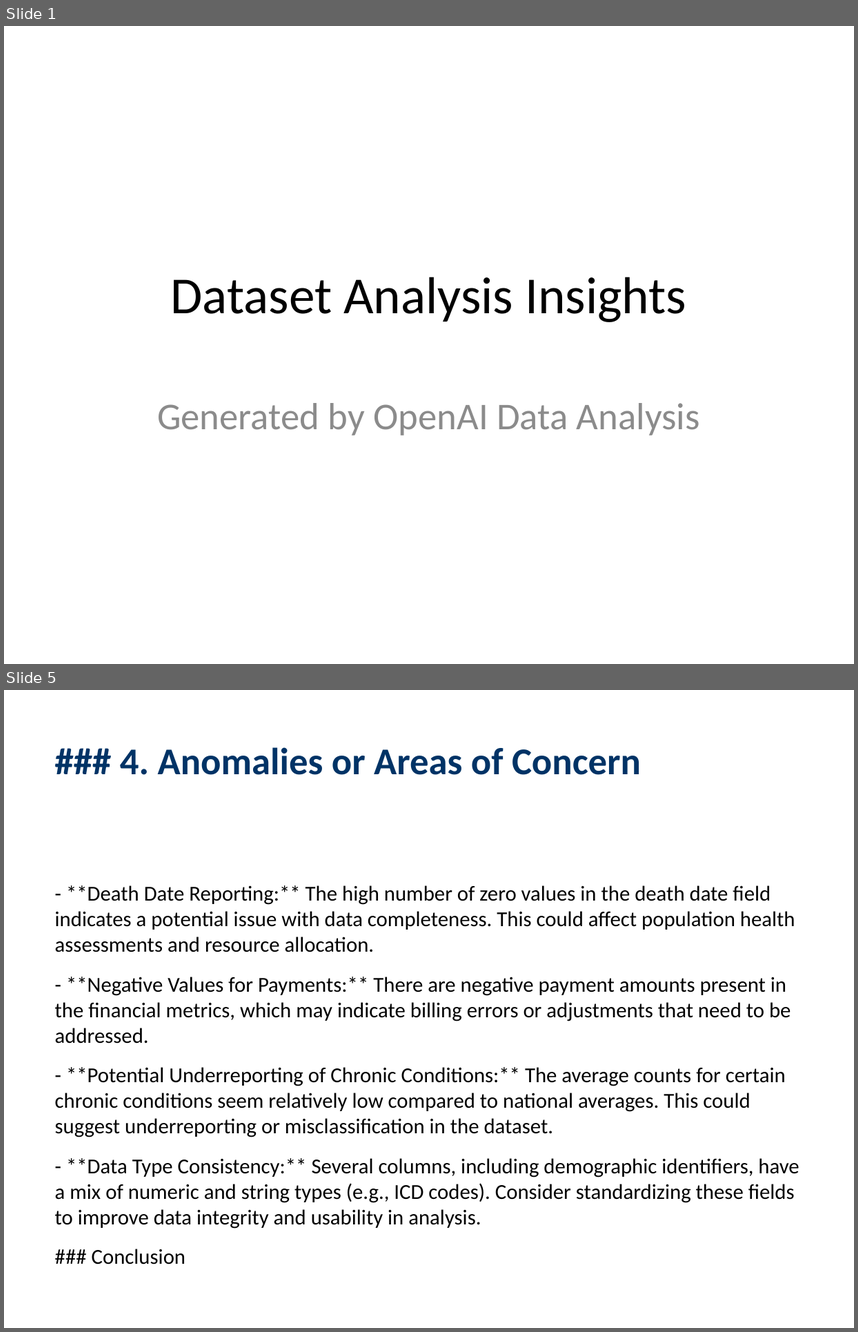
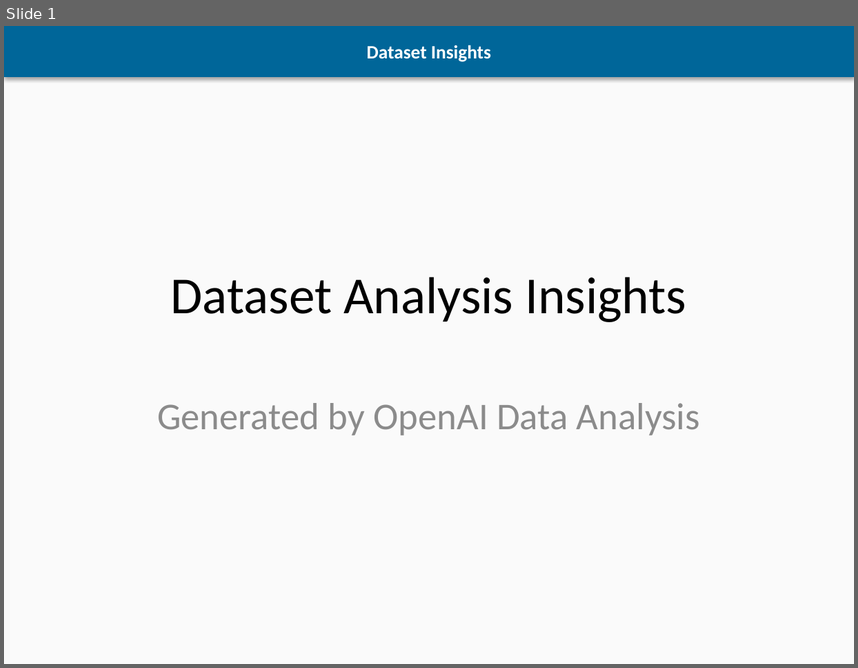
Before and after one commit to jyoung10078/elijah, a slide deck: testing/dataset_insights.pptx. Shown one above the other, each under a label of ours: slides 1 and 5 before the commit, slide 1 after it; the slides between them are not shown. The pictures are 858x1332 and 858x668 pixels, drawn with LibreOffice and Linux fonts; fonts in the diff are those of the drawing. Boxes give left, top, right and bottom in pixels: in the first picture for what was removed or moved away, otherwise in the second. Text is boxed around its words. In the diff, an @@ line names an element or a change of style, - is before the commit and + after.

```diff
--- a/testing/dataset_insights.pptx
+++ b/testing/dataset_insights.pptx
@@ slide 5 removed at [4, 690, 854, 1328], background #FFFFFF @@
@@ text removed at [120, 747, 641, 775] @@
-### 4. Anomalies or Areas of Concern
@@ text removed at [55, 885, 799, 1264] @@
-- **Death Date Reporting:** The high number of zero values in the death date field indicates a potential issue with data completeness. This could affect population health assessments and resource allocation.
-- **Negative Values for Payments:** There are negative payment amounts present in the financial metrics, which may indicate billing errors or adjustments that need to be addressed.
-- **Potential Underreporting of Chronic Conditions:** The average counts for certain chronic conditions seem relatively low compared to national averages. This could suggest underreporting or misclassification in the dataset.
-- **Data Type Consistency:** Several columns, including demographic identifiers, have a mix of numeric and string types (e.g., ICD codes). Consider standardizing these fields to improve data integrity and usability in analysis.
-### Conclusion
@@ slide 1 changed as well @@
@@ background #FFFFFF to #FAFAFA @@
@@ rectangle added at [4, 26, 854, 77], fill #006699, 16 pt, text #FFFFFF, bold @@
+Dataset Insights
```
Also in this commit, not shown: 4 slides added, 4 other slides removed, 2 other files.
